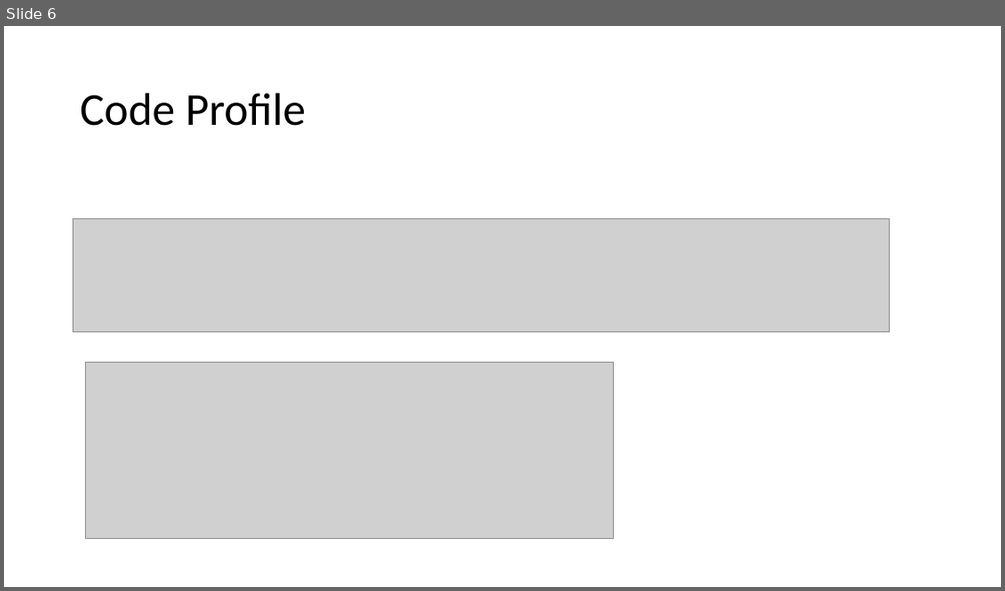
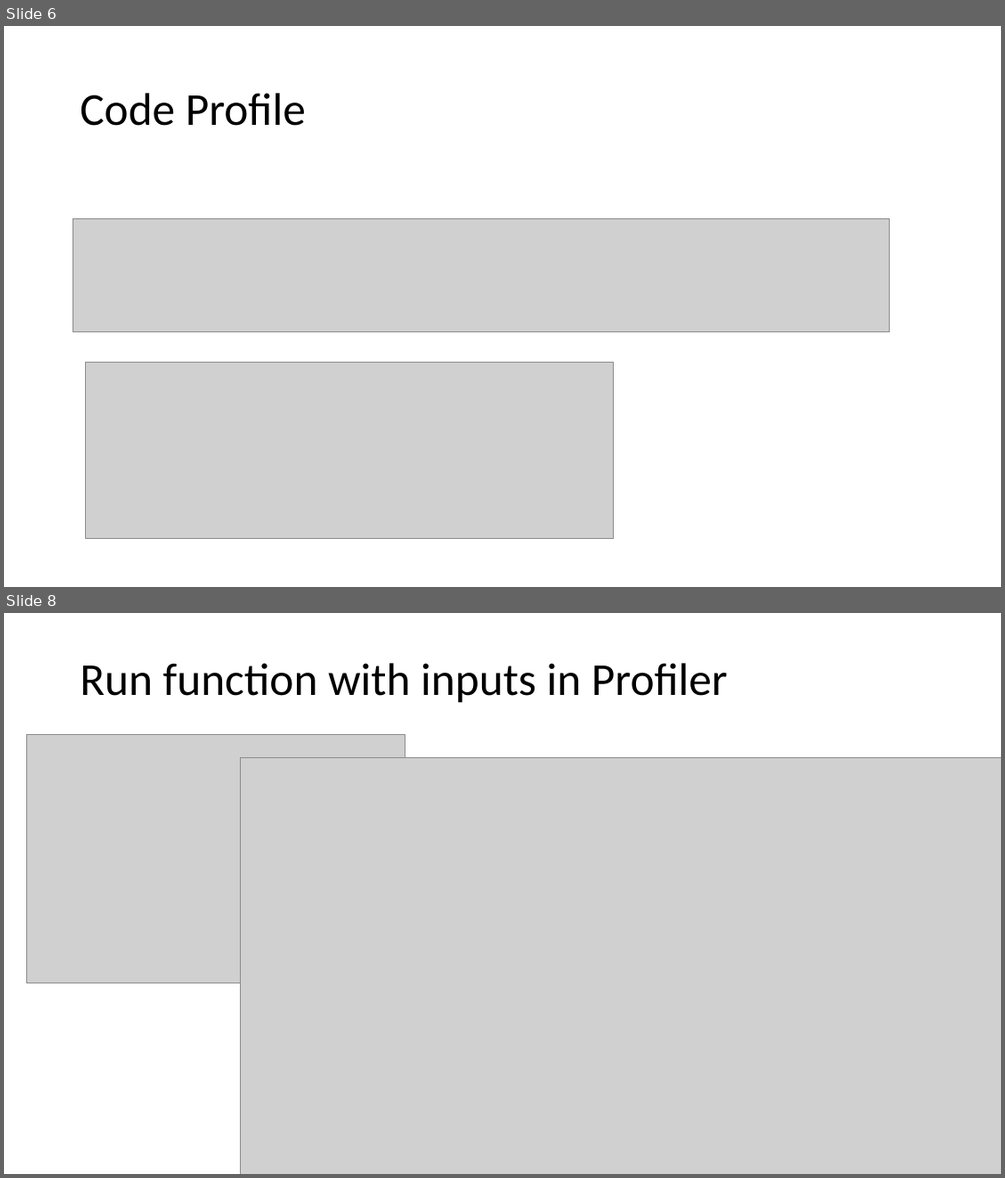
Before and after one commit to CU-NRSC-7657/NRSC7657, a slide deck: Week6/Matlab Topics_QOL.pptx. Shown one above the other, each under a label of ours: slide 6 before the commit, slides 6 and 8 after it; the slides between them are not shown. The pictures are 1005x591 and 1005x1178 pixels, drawn with LibreOffice and Linux fonts; fonts in the diff are those of the drawing; grey boxes stand for pictures. Boxes give left, top, right and bottom in pixels: in the first picture for what was removed or moved away, otherwise in the second. Text is boxed around its words. In the diff, an @@ line names an element or a change of style, - is before the commit and + after.

```diff
--- a/Week6/Matlab Topics_QOL.pptx
+++ b/Week6/Matlab Topics_QOL.pptx
@@ slide 8 added at [4, 613, 1001, 1174], background #FFFFFF @@
@@ title added at [80, 663, 728, 703], 44 pt, text #000000 @@
+Run function with inputs in Profiler
@@ picture added at [26, 735, 404, 983] @@
@@ picture added at [241, 757, 1001, 1174] @@
```
Also in this commit, not shown: 1 slide changed, 3 other slides added, 3 other files.
